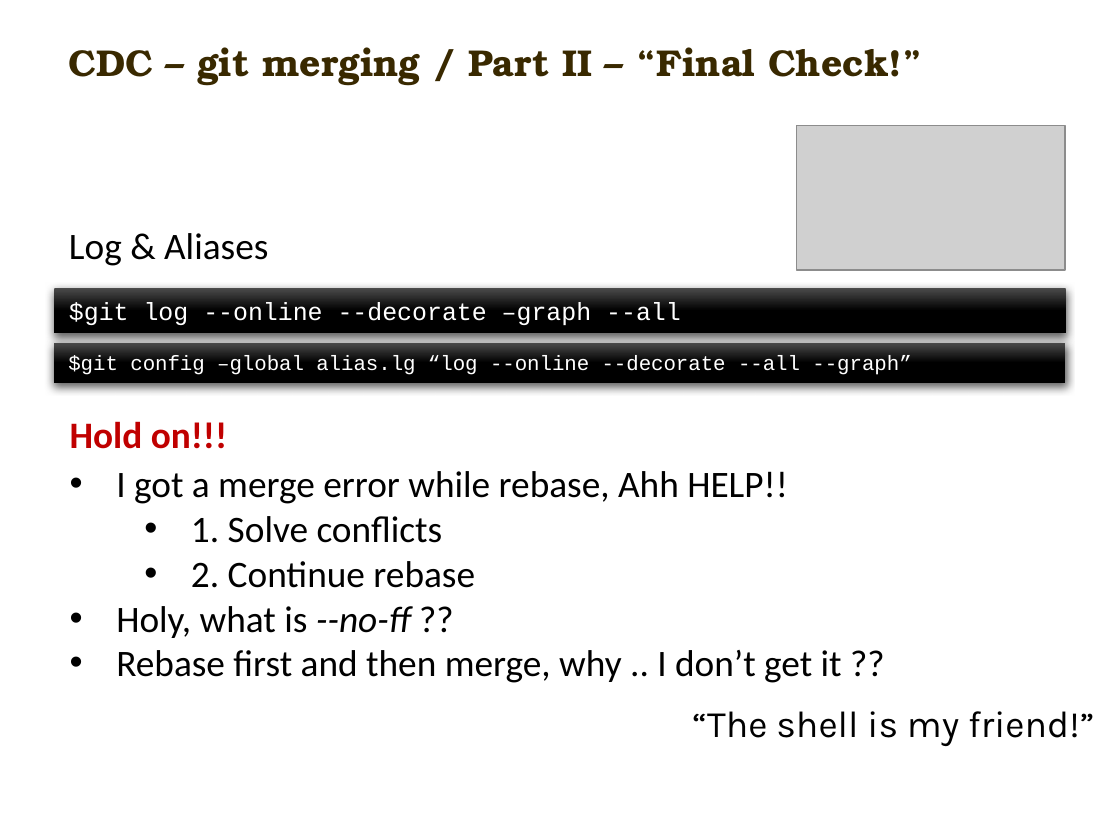
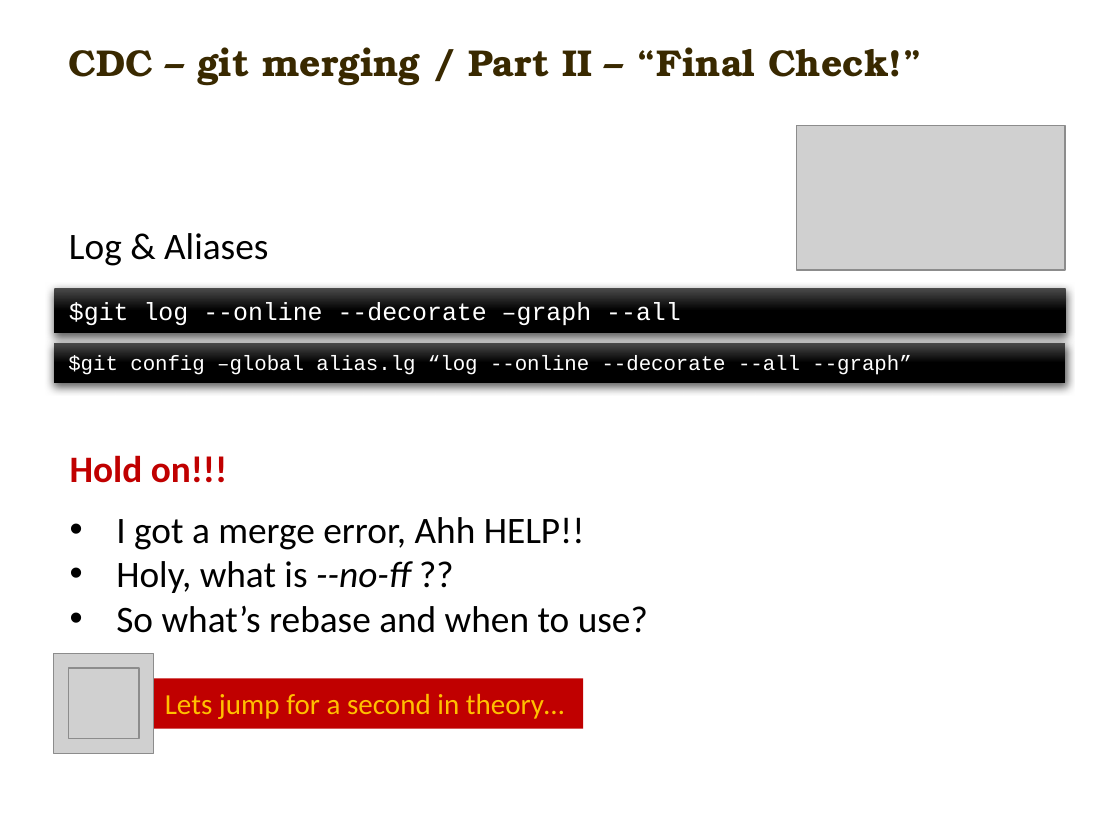
Before and after one commit to carlmitrais/wisdom, a slide deck: slide 10 of cdc_git_ws1.pptx. Drawn at 1120x840 pixels with LibreOffice and Linux fonts; fonts in the diff are those of the drawing; grey boxes stand for pictures; background and template pictures are left out. Boxes give left, top, right and bottom in pixels: in the first picture for what was removed or moved away, otherwise in the second. Text is boxed around its words. In the diff, an @@ line names an element or a change of style, - is before the commit and + after.

Commit message:
changed workflow to basic merge and took rebase as additional

```diff
--- a/cdc_git_ws1.pptx
+++ b/cdc_git_ws1.pptx
@@ text "Hold on!!!": place and size @@
-text "Hold on!!!" at <box>70,421,227,449</box>
+text "Hold on!!!" at <box>70,455,227,483</box>
@@ text "I got a merge error, ...": place and size @@
-text "I got a merge error, ..." at <box>116,471,842,683</box>
+text "I got a merge error, ..." at <box>116,517,648,633</box>
@@ text at <box>116,517,585,550</box>: text changed @@
-• I got a merge error while rebase, Ahh HELP!!
-  • 1. Solve conflicts
-  • 2. Continue rebase
+• I got a merge error, Ahh HELP!!
@@ text at <box>116,606,648,633</box>: text changed @@
-• Rebase first and then merge, why .. I don’t get it ??
+• So what’s rebase and when to use?
@@ picture added at <box>54,654,154,754</box> @@
@@ picture added at <box>69,669,139,739</box> @@
@@ rectangle added at <box>151,678,584,729</box>, fill #C00000, 14 pt, text #FFC000 @@
+Lets jump for a second in theory…
@@ text removed at <box>692,711,1094,746</box> @@
-“The shell is my friend!”
```
Also in this commit, not shown: 12 other slides changed, 2 slides added.
